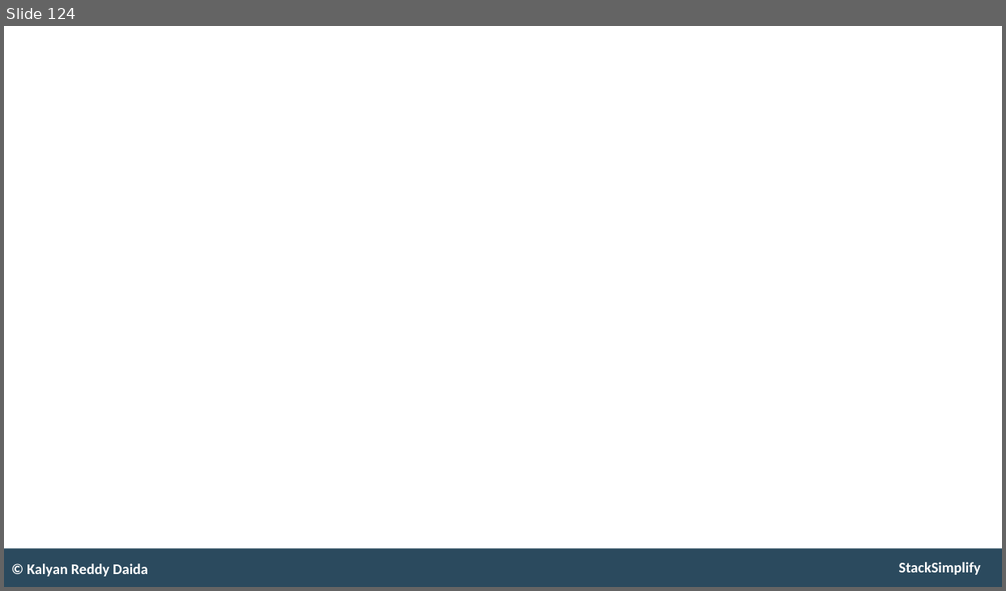
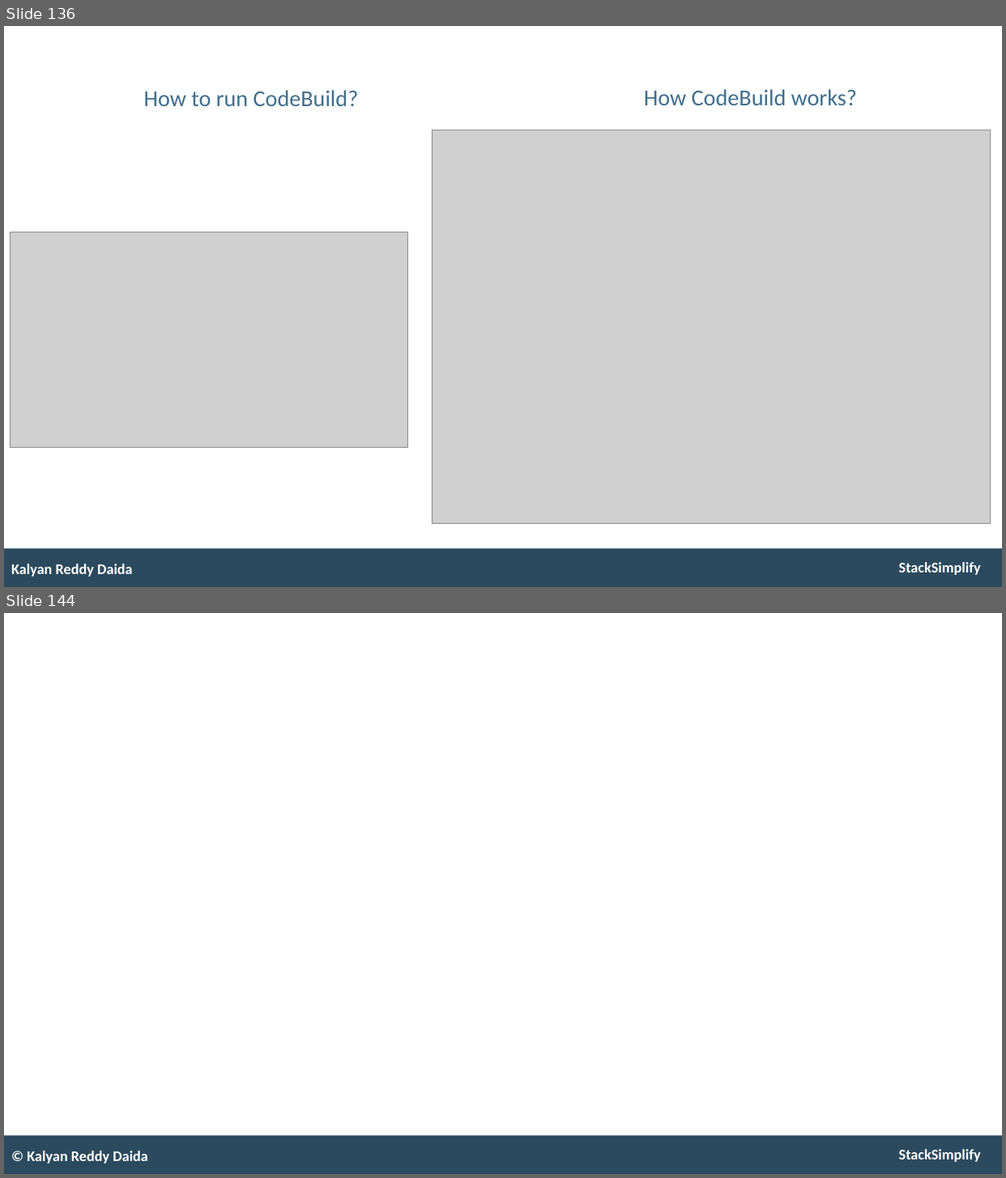
Before and after one commit to talvionyx/aws-eks-kubernetes-masterclass, a slide deck: presentation/AWS-Fargate-and-EKS-Masterclass.pptx. Shown one above the other, each under a label of ours: slide 124 before the commit, slides 136 and 144 after it; the slides between them are not shown. The pictures are 1006x591 and 1006x1178 pixels, drawn with LibreOffice and Linux fonts; fonts in the diff are those of the drawing; grey boxes stand for pictures. Boxes give left, top, right and bottom in pixels: in the first picture for what was removed or moved away, otherwise in the second. Text is boxed around its words. In the diff, an @@ line names an element or a change of style, - is before the commit and + after.

```diff
--- a/presentation/AWS-Fargate-and-EKS-Masterclass.pptx
+++ b/presentation/AWS-Fargate-and-EKS-Masterclass.pptx
@@ slide 136 added at box(4, 26, 1002, 587), background #FFFFFF; not listed: 2 template elements that a slide beside it also shows @@
@@ text added at box(144, 90, 359, 106), 26.4 pt, text #406F8D @@
+How to run CodeBuild?
@@ text added at box(644, 89, 857, 105), 26.4 pt, text #406F8D @@
+How CodeBuild works?
@@ picture added at box(432, 130, 991, 523) @@
@@ picture added at box(10, 233, 408, 448) @@
@@ text added at box(11, 564, 133, 577), 17 pt, text #FFFFFF, bold @@
+Kalyan Reddy Daida
@@ what was slide 124 is now slide 144 @@
```
Also in this commit, not shown: 1 slide changed, 19 other slides added, 1 other file.
